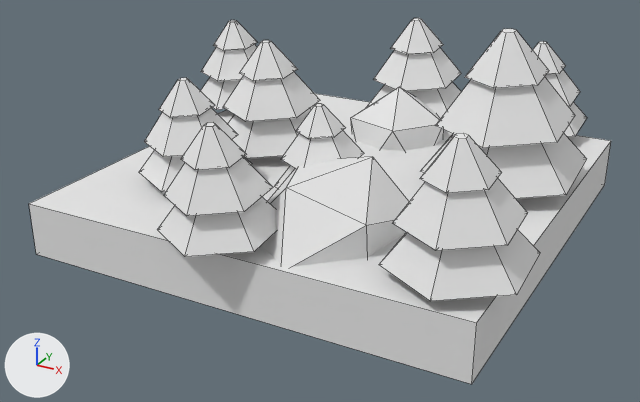
The OBJ model Models/4_0.obj: old version first, new version second.
Camera for both pictures: a 50 mm lens placed at (1.76, -3.44, 1.65), pointed at (-0.05, -0.15, 0.0). Lighting does not change. The marker at lower left points along +X, +Y and +Z. Mesh edges are drawn as thin lines. Where no turn or scale is listed for an object, it has been applied to the vertices.

Objects in the first picture: 'Green_Tile_2.004'.
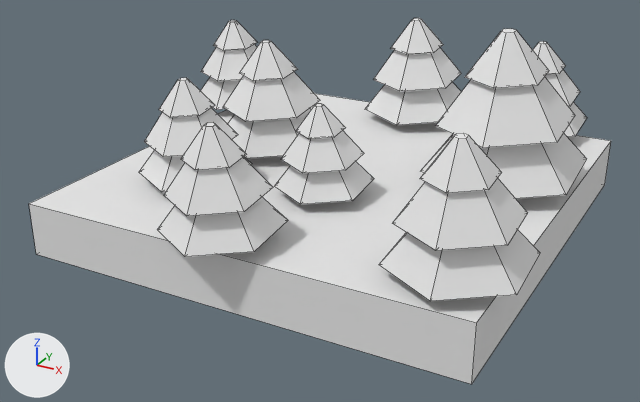
Where the change shows, as pixel boxes [x1, y1, x2, y2] in the pictures (640 x 402 px):
part 1 of me_green_tile_2_004, deleted
    before: [262, 157, 409, 267]
part 2 of me_green_tile_2_004, deleted
    before: [351, 87, 444, 151]

The change, as a list of edits to the scene's bpy script:
```text
Change me_green_tile_2_004:
    where me_green_tile_2_004.from_pydata(...)  # 464 vertices, 442 faces; spans x -1.2..1.09, y -1.15..1.18, z -0.18..0.82
    used by ob_green_tile_2_004; location = (0.0, 0.0, 0.0)
    me_green_tile_2_004 part 1: the loose piece of 12 vertices spanning x -0.06..0.54, y -0.98..-0.16, z -0.1..0.38 is deleted
    me_green_tile_2_004 part 2: the loose piece of 12 vertices spanning x -0.23..0.26, y 0.32..0.8, z -0.18..0.38 is deleted
```
